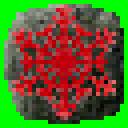
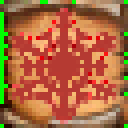
Layered file, before and after one edit (128 x 128). Changes by layer:
painted on "frostfingers.png" over left=12, top=4, right=116, bottom=124
showed "Spell-A BGND" over left=0, top=0, right=128, bottom=128
hid "Spell-B BGND" over left=0, top=0, right=128, bottom=128
